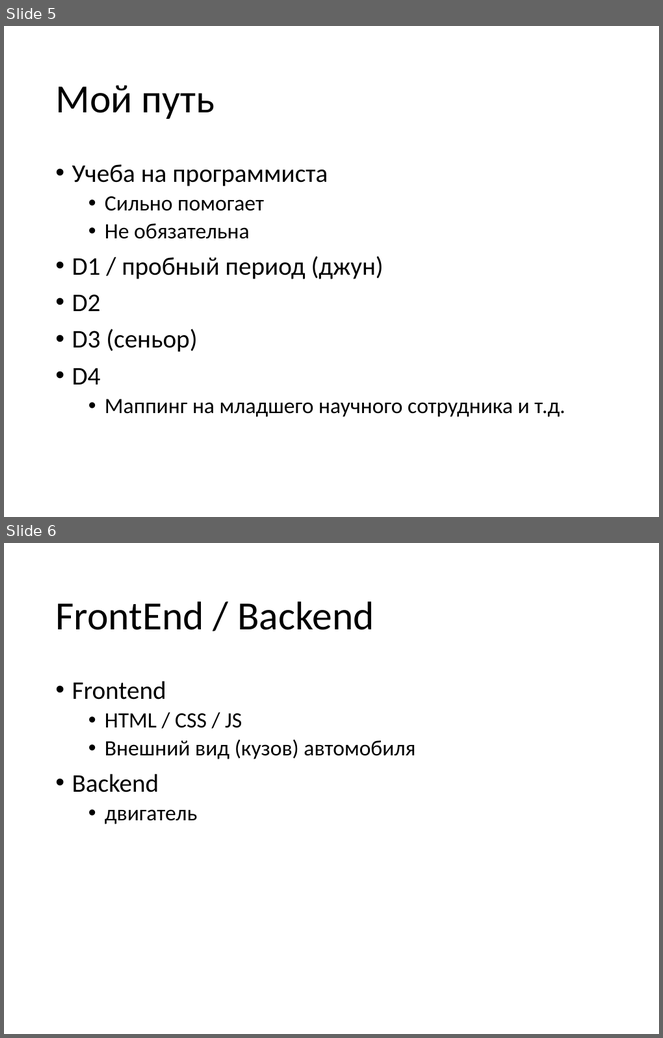
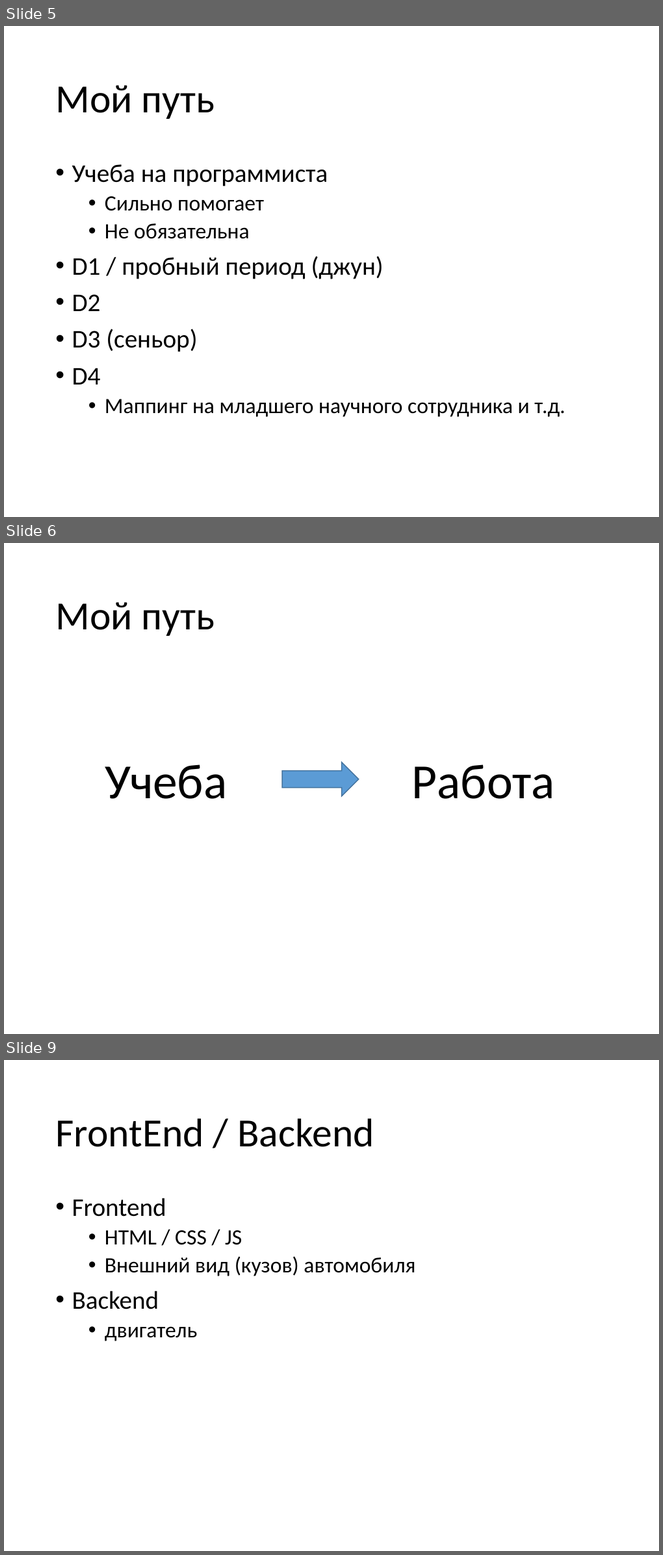
Before and after one commit to vitali-kviatkouski/personal, a slide deck: epamkids/EPAMKids.pptx. Shown one above the other, each under a label of ours: slides 5 and 6 before the commit, slides 5, 6 and 9 after it; the slides between them are not shown. The pictures are 663x1038 and 663x1555 pixels, drawn with LibreOffice and Linux fonts; fonts in the diff are those of the drawing. Boxes give left, top, right and bottom in pixels: in the first picture for what was removed or moved away, otherwise in the second. Text is boxed around its words. In the diff, an @@ line names an element or a change of style, - is before the commit and + after.

```diff
--- a/epamkids/EPAMKids.pptx
+++ b/epamkids/EPAMKids.pptx
@@ slide 6 added at [4,543,659,1034], background #FFFFFF @@
@@ title added at [55,602,215,636], 44 pt, text #000000 @@
+Мой путь
@@ text added at [105,765,228,799], 54 pt, text #000000 @@
+Учеба
@@ right arrow added at [282,763,359,797], fill #5B9BD5, outline #43739E 1 pt @@
@@ text added at [412,765,555,799], 54 pt, text #000000 @@
+Работа
@@ what was slide 6 is now slide 9 @@
```
Also in this commit, not shown: 3 slides changed, 18 other slides added, 1 slide removed.
